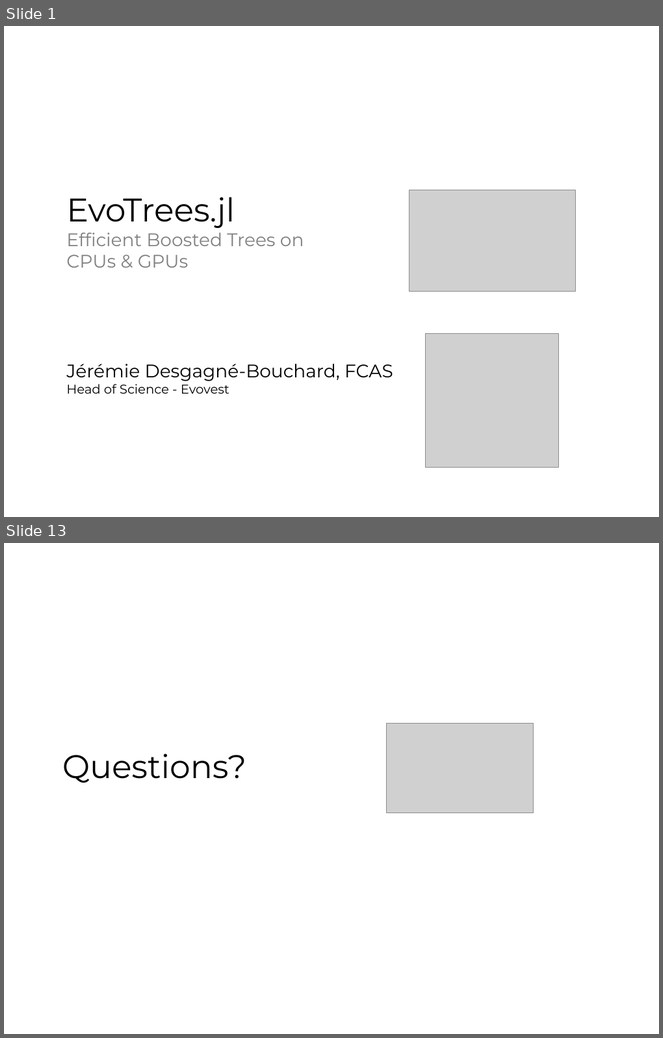
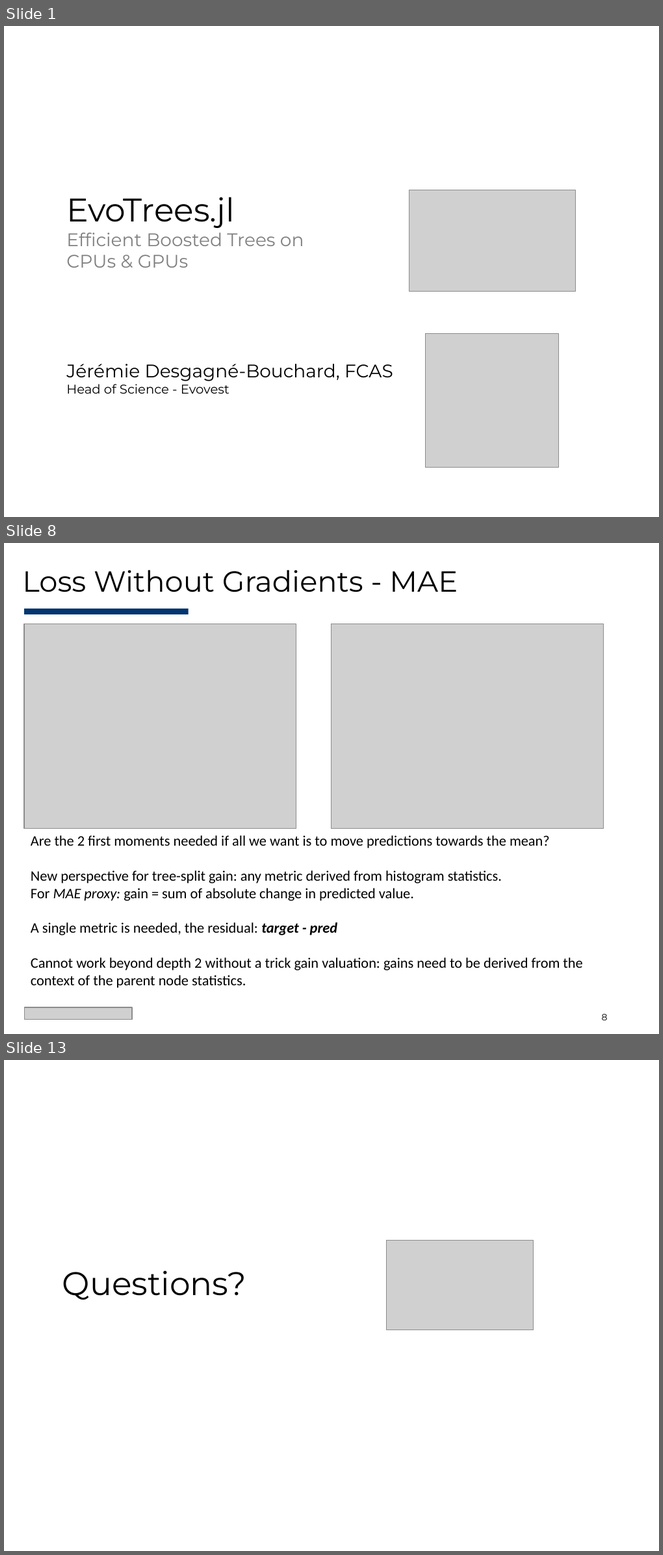
Before and after one commit to Evovest/EvoTrees.jl, a slide deck: docs/juliacon/EvoTrees-JuliaCon2025.pptx. Shown one above the other, each under a label of ours: slides 1 and 13 before the commit, slides 1, 8 and 13 after it; the slides between them are not shown. The pictures are 663x1038 and 663x1555 pixels, drawn with LibreOffice and Linux fonts; fonts in the diff are those of the drawing; grey boxes stand for pictures. Boxes give left, top, right and bottom in pixels: in the first picture for what was removed or moved away, otherwise in the second. Text is boxed around its words. In the diff, an @@ line names an element or a change of style, - is before the commit and + after.

```diff
--- a/docs/juliacon/EvoTrees-JuliaCon2025.pptx
+++ b/docs/juliacon/EvoTrees-JuliaCon2025.pptx
@@ slide 8 added at [4, 543, 659, 1034], background #FFFFFF @@
@@ title added at [22, 570, 458, 592], 32 pt, text #000000 @@
+Loss Without Gradients - MAE
@@ rectangle added at [24, 609, 189, 615], fill #033572 @@
@@ picture added at [24, 624, 297, 828] @@
@@ picture added at [332, 624, 604, 828] @@
@@ text added at [31, 835, 582, 988], 16 pt, text #000000 @@
+Are the 2 first moments needed if all we want is to move predictions towards the mean?
+New perspective for tree-split gain: any metric derived from histogram statistics.
+For MAE proxy: gain = sum of absolute change in predicted value.
+A single metric is needed, the residual: target - pred
+Cannot work beyond depth 2 without a trick gain valuation: gains need to be derived from the context of the parent node statistics.
@@ picture added at [24, 1008, 133, 1019] @@
@@ page number added at [602, 1014, 608, 1021], 10 pt, text #000000 @@
+8
```
Also in this commit, not shown: 8 slides changed, 2 other slides added, 3 slides removed, 12 other files.
